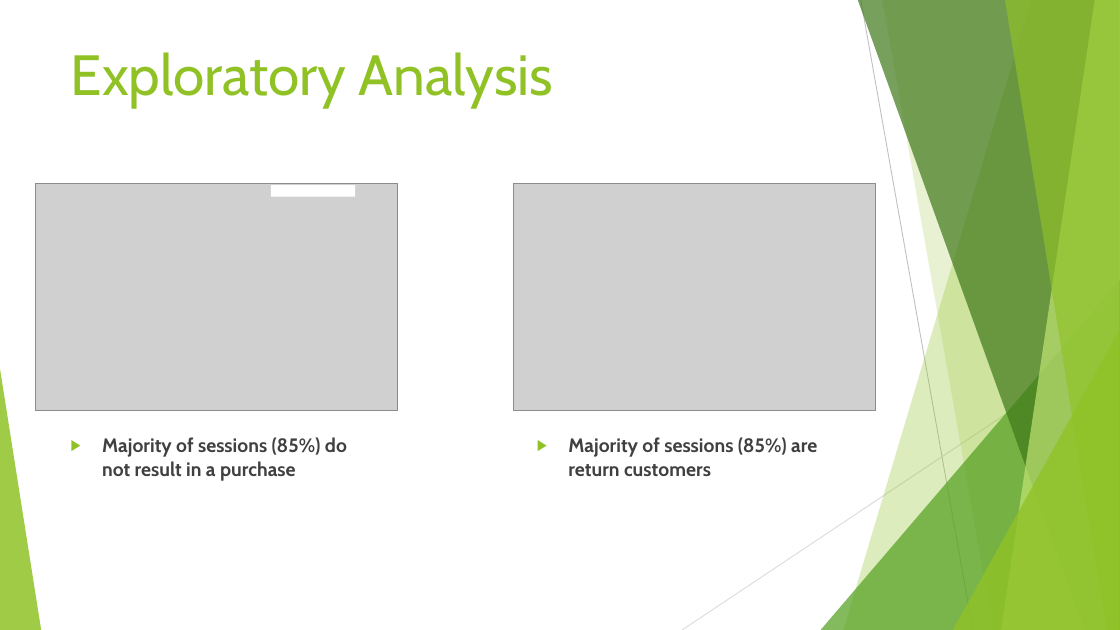
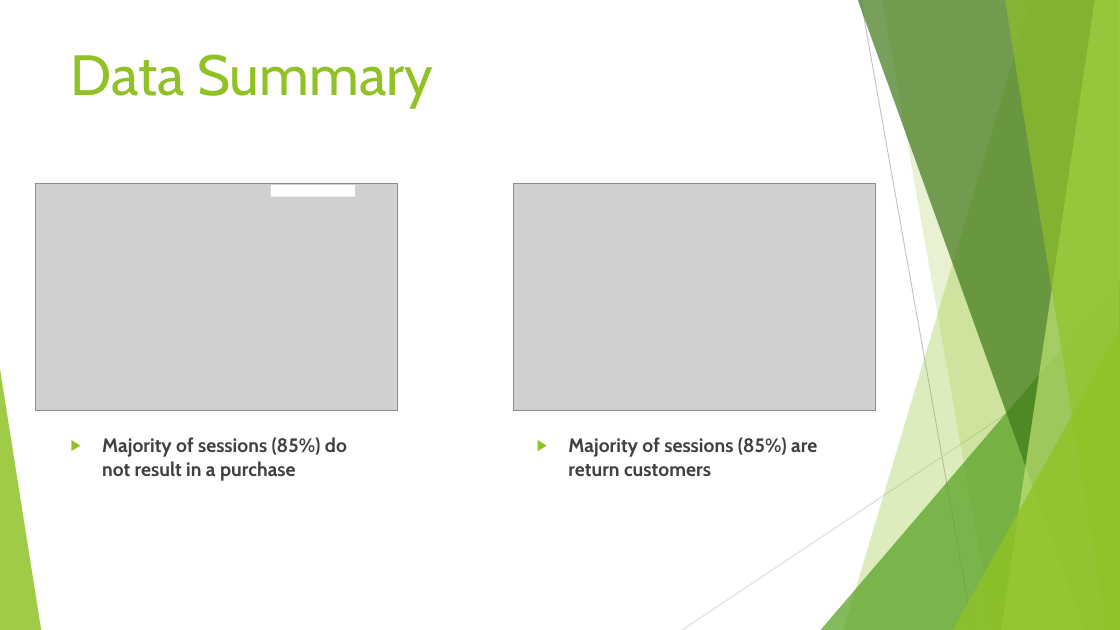
Before and after one commit to brock-ricker/Online-Shoppers-Purchasing-Intent, a slide deck: slide 9 of Online Shoppers Purchasing Intent Final.pptx (slide 4 before the commit). Drawn at 1120x630 pixels with LibreOffice and Linux fonts; fonts in the diff are those of the drawing; grey boxes stand for pictures. Boxes give left, top, right and bottom in pixels: in the first picture for what was removed or moved away, otherwise in the second. Text is boxed around its words. In the diff, an @@ line names an element or a change of style, - is before the commit and + after.

Commit message:
Uploaded final presentation for this project
Combined exploratory analysis presentation and Modeling presentation into one

```diff
--- a/Online Shoppers Purchasing Intent Final.pptx
+++ b/Online Shoppers Purchasing Intent Final.pptx
@@ title at box(71, 54, 433, 108): text changed @@
-Exploratory Analysis
+Data Summary
```
Also in this commit, not shown: 4 other slides changed, 5 slides added.
